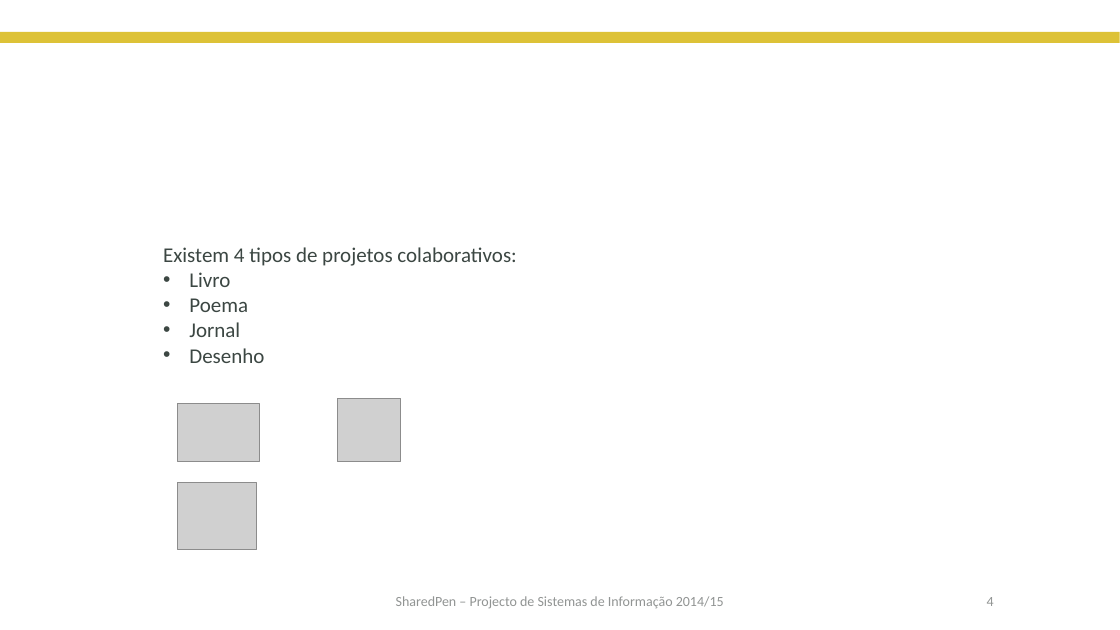
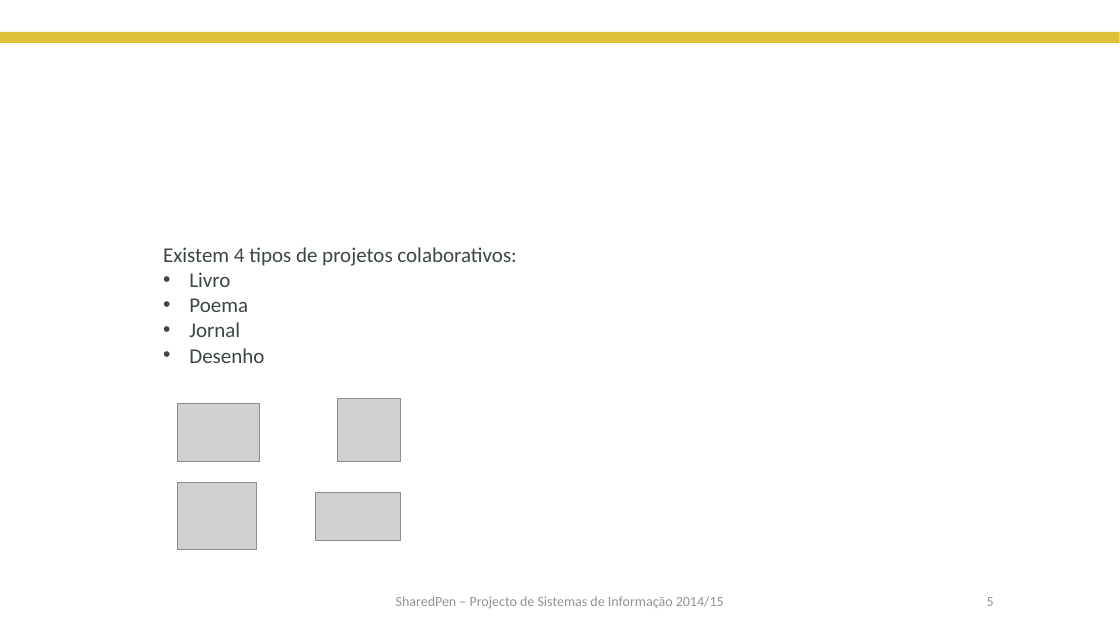
Before and after one commit to claudioRcarvalho/sharedpen_doc, a slide deck: slide 5 of Apresentação_Professoras.pptx (slide 4 before the commit). Drawn at 1120x630 pixels with LibreOffice and Linux fonts; fonts in the diff are those of the drawing; grey boxes stand for pictures; background and template pictures are left out. Boxes give left, top, right and bottom in pixels: in the first picture for what was removed or moved away, otherwise in the second. Text is boxed around its words. In the diff, an @@ line names an element or a change of style, - is before the commit and + after.

```diff
--- a/Apresentação_Professoras.pptx
+++ b/Apresentação_Professoras.pptx
@@ picture added at <box>315,492,401,540</box> @@
@@ page number at <box>987,597,994,606</box>: text changed @@
-4
+5
```
Also in this commit, not shown: 2 other slides changed, 1 slide added.
